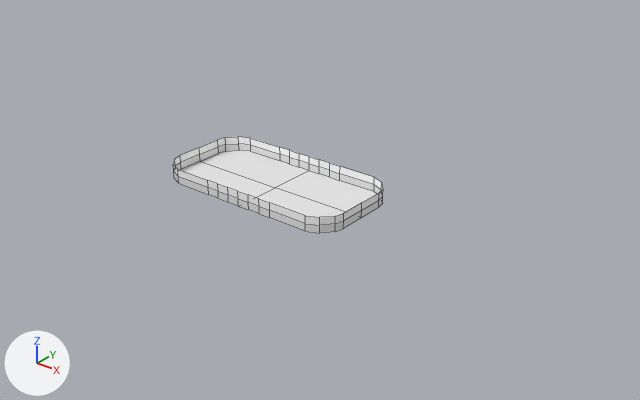
One commit to the Blender file KwikHands/Models/Rink.blend: the scene before it, then after it.
One viewpoint serves both versions: a 50 mm camera at (10.04, -11.22, 7.02) aimed at (0.53, 0.68, -0.36). Lighting does not change. The marker at lower left points along +X, +Y and +Z. Mesh edges are drawn as thin lines.

The first picture shows 'Boards', 'Glass', 'Rink'.
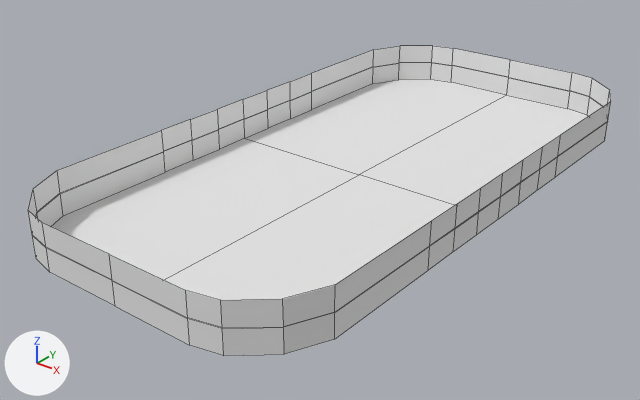
Changed parts and their boxes (x1, y1, x2, y2) in the pictures (640 x 400 px):
'Rink', reshaped, moved, turned, rescaled: before (181, 150, 376, 217); after (28, 46, 611, 356)
'Glass', deleted: before (173, 137, 383, 225)
'Boards', deleted: before (174, 144, 383, 233)
part 1 of me_plane_002, added: after (28, 46, 611, 328)
part 2 of me_plane_002, added: after (32, 62, 608, 356)

Patch to the scene script:
```diff
--- a/KwikHands/Models/Rink.blend.py
+++ b/KwikHands/Models/Rink.blend.py
@@ me_plane_002 @@
 # used by ob_rink; location = (0.0, 0.0, 0.0); scale = (1.0, 1.0, -1.0)
-me_plane_002.from_pydata(...)  # 10 vertices, 1 face; spans x 0.0..1.99, y 0.0..1.0, z 0.0
+me_plane_002.from_pydata(...)  # 46 vertices, 17 faces; spans x 0.0..1.99, y 0.0..1.0, z -0.29..0.0
+# me_plane_002 part 1: a new loose piece of 18 vertices spanning x 0.0..1.99, y 0.0..1.0, z -0.29..-0.14, in mat_material_001 (its picture is missing)
+# me_plane_002 part 2: a new loose piece of 18 vertices spanning x 0.0..1.99, y 0.0..1.0, z -0.15..0.0, in mat_material_001 (its picture is missing)
 me_plane_002.materials.append(mat_material_001)
@@ ob_rink @@
 ob_rink = bpy.data.objects.new('Rink', me_plane_002)
-ob_rink.location = (0.0, 0.0, 0.0)
-ob_rink.scale = (1.0, 1.0, -1.0)
+ob_rink.location = (0.87, 1.44, 0.0)
+ob_rink.rotation_euler = (0.0, 0.0, -1.571)  # degrees (0, 0, -90)
+ob_rink.scale = (3.0, 3.0, -3.0)
 _m = ob_rink.modifiers.new('Mirror', 'MIRROR')
@@ ob_glass @@
-ob_glass = bpy.data.objects.new('Glass', me_plane_001)
-ob_glass.location = (0.0, 0.0, 0.15)
-ob_glass.scale = (1.0, 1.0, -1.0)
-_m = ob_glass.modifiers.new('Mirror', 'MIRROR')
-_m.use_axis = (True, True, False)
@@ ob_boards @@
-ob_boards = bpy.data.objects.new('Boards', me_plane)
-ob_boards.location = (0.0, 0.0, 0.0)
-ob_boards.scale = (1.0, 1.0, -1.0)
-_m = ob_boards.modifiers.new('Mirror', 'MIRROR')
-_m.use_axis = (True, True, False)
```
